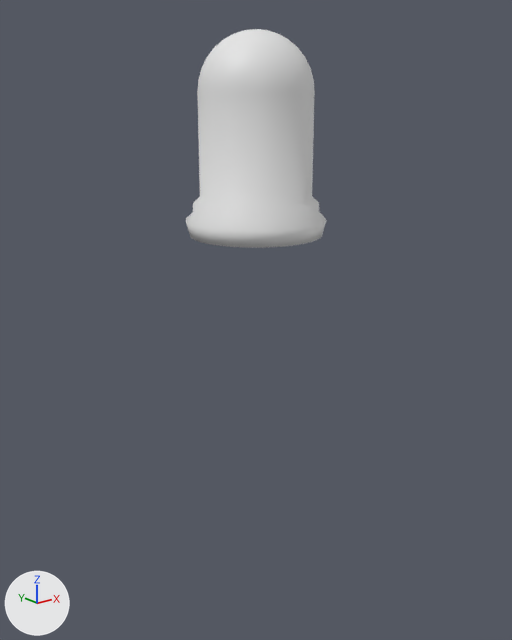
Two versions of the FBX model Assets/models/LED/LED.fbx, one commit apart.
Rendered twice from a 50 mm camera at (-7.99, -9.98, -0.09) aimed at (0.1, 0.12, -4.14). The lights are fixed; the arrows at lower left show +X, +Y and +Z. Where no turn or scale is listed for an object, it has been applied to the vertices.

Objects in the first picture: 'Light'.
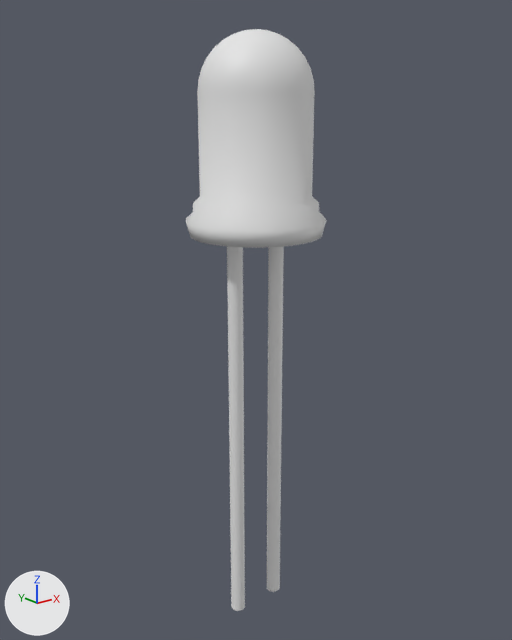
The newer file is also turned or shifted as a whole; pictures and numbers use the older file's frame.

What differs and where, as boxes [x1, y1, x2, y2] in the pictures (512 x 640 px):
'Leads', added: after [227, 246, 284, 611]

The change, as a diff of the scene's bpy script:
```diff
--- a/Assets/models/LED/LED.fbx.py
+++ b/Assets/models/LED/LED.fbx.py
@@ me_cylinder @@
+me_cylinder.from_pydata(...)  # 128 vertices, 68 faces; spans x -0.62..0.62, y -0.14..0.14, z -4.11..6.32
@@ ob_leads @@
+ob_leads = bpy.data.objects.new('Leads', me_cylinder)
+ob_leads.location = (0.0, 0.0, -6.19)
```
